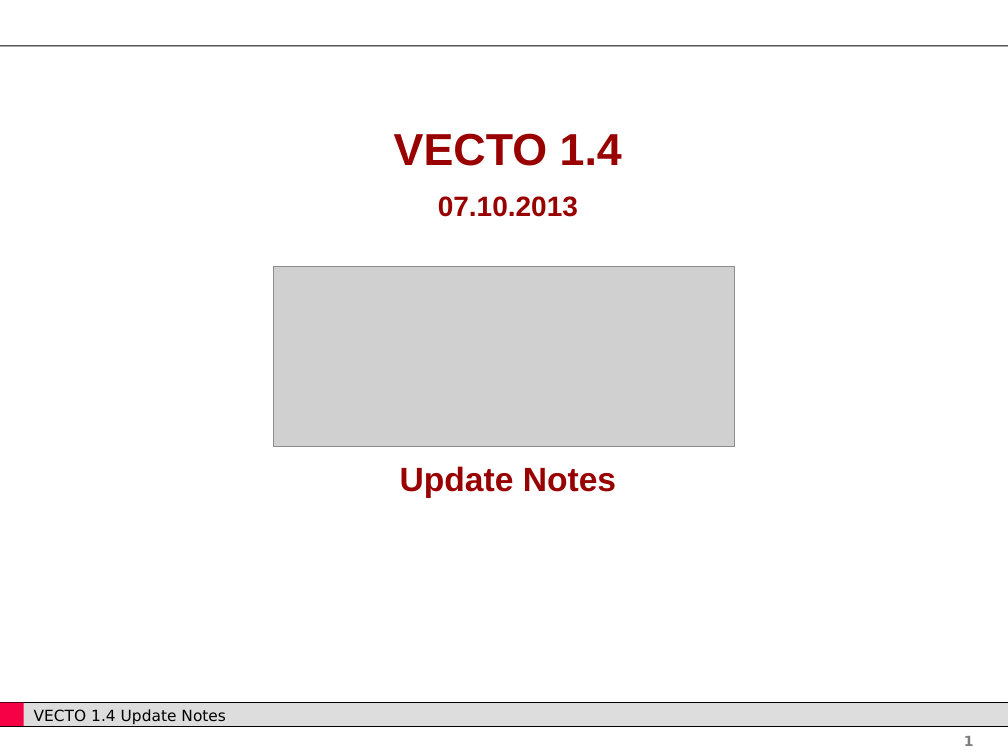
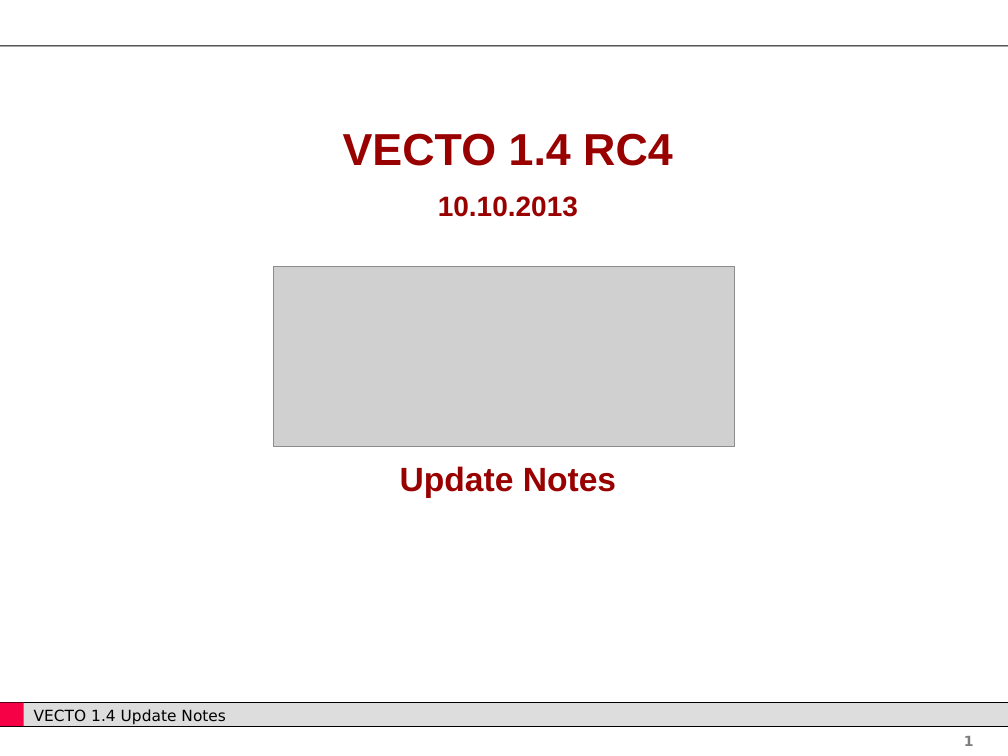
Before and after one commit to CLIMA-VECTO/vecto-sim, a slide deck: slide 1 of User Manual Source/Update Notes.pptx. Drawn at 1008x756 pixels with LibreOffice and Linux fonts; fonts in the diff are those of the drawing; grey boxes stand for pictures; background and template pictures are left out. Boxes give left, top, right and bottom in pixels: in the first picture for what was removed or moved away, otherwise in the second. Text is boxed around its words. In the diff, an @@ line names an element or a change of style, - is before the commit and + after.

```diff
--- a/User Manual Source/Update Notes.pptx
+++ b/User Manual Source/Update Notes.pptx
@@ text at (343, 133, 673, 217): text changed; size 20 to 32 pt @@
-VECTO 1.4
-07.10.2013
+VECTO 1.4 RC4
+10.10.2013
```
Also in this commit, not shown: 4 other slides changed, 1 other file.
